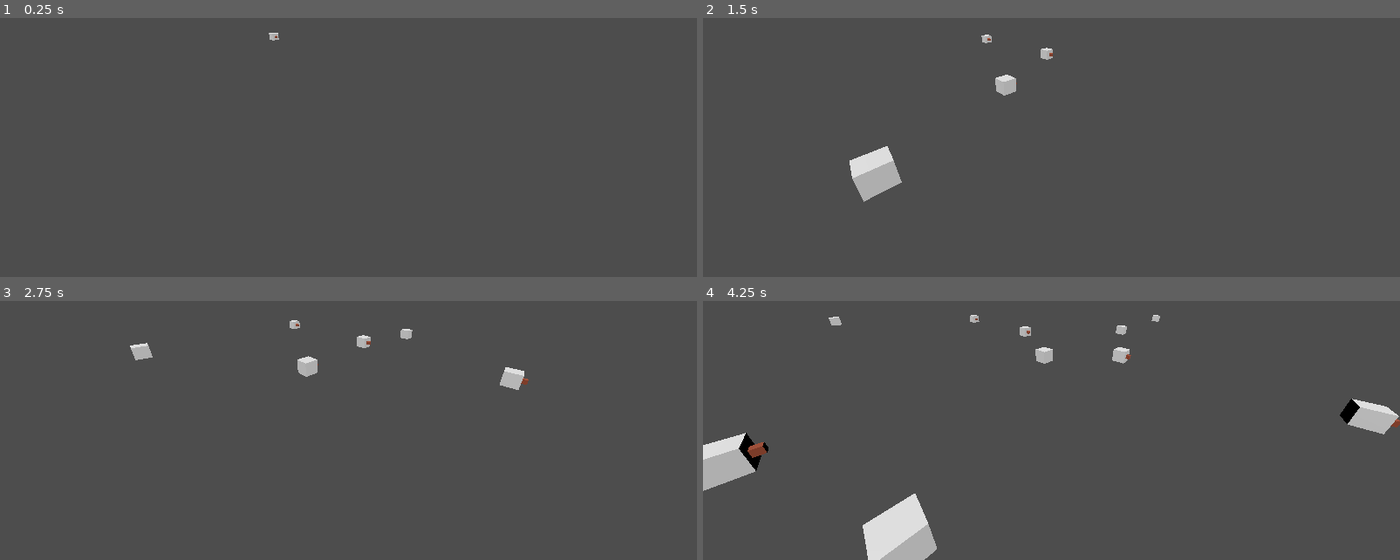
Above: before the commit, frames 1-4 (two rows, left to right).
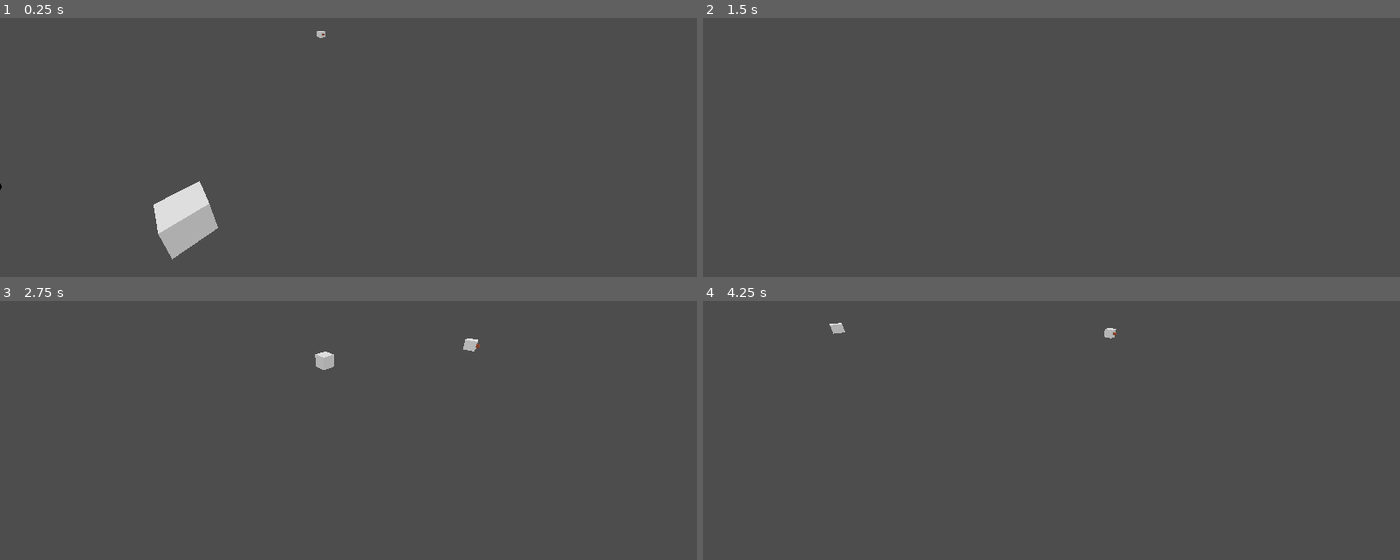
Above: after the commit, the same moments.

Repository: mulboor/kruispuntsimulatie
Game: Godot game, scene res://scenes/spaces/main.tscn
The game is run twice, just before and just after one commit, with the same random seed, the same clock (stepped at 60 frames per second) and the same inputs.
Inputs:
- Up to frame 1 (0.25 s): no input
- Up to frame 2 (1.5 s): no input
- Up to frame 3 (2.75 s): no input
- Up to frame 4 (4.25 s): no input

The runs differ from the first frame. In frame 1, 1.7% of the frame differs, in the area x 0-47%, y 5-94%; in frame 2, 1.3%; in frame 3, 1.0%; in frame 4, 4.6%, in the area x 0-100%, y 5-100%.

Commit message:
Sim waardes veranderdt

Diff:
--- a/scenes/spaces/main.tscn
+++ b/scenes/spaces/main.tscn
@@ -49,13 +49,12 @@
 user = ExtResource("1_v6fqk")
 
 [node name="Path3D" type="Path3D" parent="Spawners/RoadUserSpawner"]
-transform = Transform3D(1, 0, 0, 0, 1, 0, 0, 0, 1, -9.84301, 0, 0)
 curve = SubResource("Curve3D_0077t")
 
 [node name="RoadUserSpawner2" type="Node3D" parent="Spawners" node_paths=PackedStringArray("general_user_stats", "path")]
 transform = Transform3D(-4.37114e-08, 0, -1, 0, 1, 0, 1, 0, -4.37114e-08, 10.7905, 0, -10.088)
 script = ExtResource("2_xc2x4")
-time_between_spawns = 1.2
+time_between_spawns = 2.0
 general_user_stats = NodePath("../../GlobalRoadUserStats")
 path = NodePath("Path3D")
 user = ExtResource("1_v6fqk")
@@ -66,22 +65,23 @@
 [node name="RoadUserSpawner3" type="Node3D" parent="Spawners" node_paths=PackedStringArray("general_user_stats", "path")]
 transform = Transform3D(-0.662058, 0, 0.749453, 0, 1, 0, -0.749453, 0, -0.662058, 32.4227, 0, 22.2337)
 script = ExtResource("2_xc2x4")
-time_between_spawns = 1.0
+time_between_spawns = 1.7
 general_user_stats = NodePath("../../GlobalRoadUserStats")
 path = NodePath("Path3D")
 user = ExtResource("1_v6fqk")
 
 [node name="Path3D" type="Path3D" parent="Spawners/RoadUserSpawner3"]
-transform = Transform3D(0.639412, 0, 0.768864, 0, 1, 0, -0.768864, 0, 0.639412, 5.26684, 0, 4.65267)
+transform = Transform3D(0.639412, 0, 0.768864, 0, 1, 0, -0.768864, 0, 0.639412, 0, 0, 0)
 curve = SubResource("Curve3D_0077t")
 
 [node name="GlobalRoadUserStats" type="Node" parent="."]
 script = ExtResource("1_xpqr5")
-max_speed = 0.2
+max_speed = 0.5
 accel = 0.1
-deccel = 0.9
+deccel = 0.2
 visibility = 10.0
 reaction_time = 0.5
+stopping_distance = 3.0
 
 [node name="Camera3D" type="Camera3D" parent="."]
 transform = Transform3D(-0.73118, 0.274933, -0.624329, 0.0222999, 0.924335, 0.380929, 0.68182, 0.264606, -0.681987, 0, 6.018, 0.321)
--- a/scripts/general_road_user_stats.gd
+++ b/scripts/general_road_user_stats.gd
@@ -8,3 +8,4 @@
 @export_category("Cognition")
 @export var visibility: float
 @export var reaction_time: float
+@export var stopping_distance: float
--- a/scripts/road_user_spawner.gd
+++ b/scripts/road_user_spawner.gd
@@ -42,5 +42,6 @@
 	inst_user.deccel = general_user_stats.deccel
 	inst_user.visibility = general_user_stats.visibility
 	inst_user.reaction_time = general_user_stats.reaction_time
+	inst_user.stopping_distance = general_user_stats.stopping_distance
 	inst_user.path_follow = path_follow
 	add_child(inst_user)
--- a/scripts/road_user_vars.gd
+++ b/scripts/road_user_vars.gd
@@ -10,6 +10,7 @@
 @export_category("Cognition")
 @export var visibility: float
 @export var reaction_time: float
+@export var stopping_distance: float
 
 @export_category("Position guide")
 @export var path_follow: PathFollow3D
--- a/scripts/states/accelerate.gd
+++ b/scripts/states/accelerate.gd
@@ -29,8 +29,11 @@
 	if brake:
 		count_down_to_brake(_delta)
 
-func on_non_ground_hit(body: Node) -> void:
-	brake = true
+func on_non_ground_hit(body: Node, distance: float) -> void:
+	if distance <= user_vars.stopping_distance:
+		brake = true
+	else:
+		pass
 
 func count_down_to_brake(_delta: float) -> void:
 	current_reaction_time -= _delta
--- a/scripts/states/path_follow_state.gd
+++ b/scripts/states/path_follow_state.gd
@@ -22,7 +22,7 @@
 	if body.name != "Ground":
 		Transitioned.emit(self, "Crash")
 
-func on_non_ground_hit(body: Node) -> void:
+func on_non_ground_hit(body: Node, distance: float) -> void:
 	pass
 
 func set_position_to(node: Node) -> void:
--- a/scripts/visioncone.gd
+++ b/scripts/visioncone.gd
@@ -11,7 +11,7 @@
 
 @onready var area: Area3D = $Area3D
 
-signal non_ground_hit(object_hit: Node)
+signal non_ground_hit(object_hit: Node, object_distance: float)
 signal no_hits
 
 func _ready() -> void:
@@ -31,7 +31,8 @@
 	var overlapped_bodies: Array[Node3D] = area.get_overlapping_bodies()
 	for body in overlapped_bodies:
 		if body.name != "Ground":
-			non_ground_hit.emit(body)
+			var distance: float = position.distance_to(body.position)
+			non_ground_hit.emit(body, distance)
 			break
 
 	if overlapped_bodies.size() == 0:
